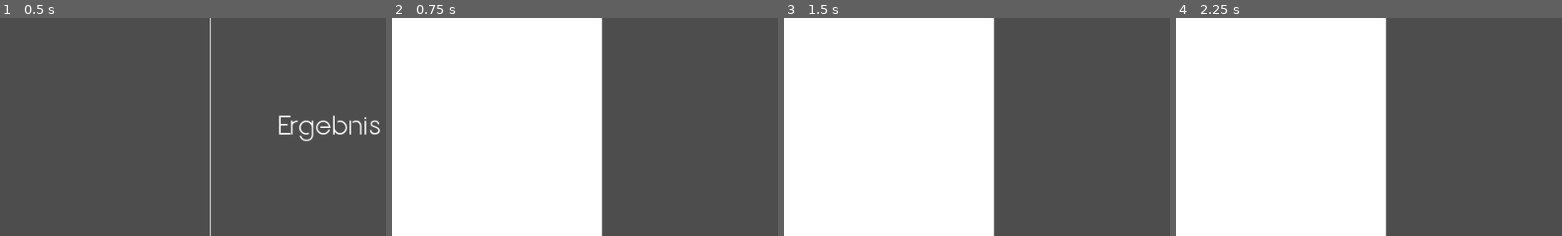
Above: before the commit, frames 1-4 (left to right).
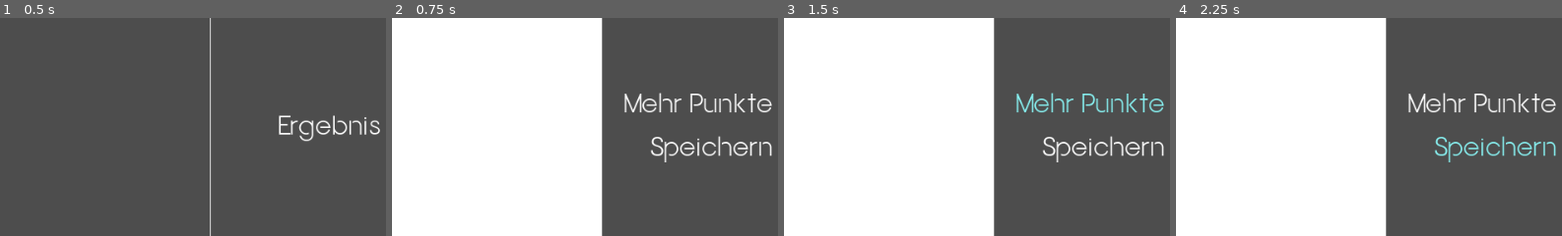
Above: after the commit, the same moments.

Repository: Anomasie/Fractals
Game: Godot game, scene res://scenes/GUI.tscn
Same seed, same stepped clock (60 frames per second), same inputs: the game is played once before the commit and once after it.
Inputs (mouse positions are % of the whole screen's width and height, from its top left):
- Up to frame 1 (0.5 s): no input
- Up to frame 2 (0.75 s): click "Ergebnis" at 0.5 s
- Up to frame 3 (1.5 s): click (90, 42) at 1.25 s, where only the run after the commit has a clickable "Mehr Punkte"
- Up to frame 4 (2.25 s): click (90, 52) at 2 s, where only the run after the commit has a clickable "Speichern"
The pictures show only the part of the screen within x 50-100%, y 23-73%; the shares and areas given below are measured in that part.

Frame 1 is identical in both runs. In frame 2, 2.1% of the frame differs, in the area x 60-99%, y 34-67%; in frame 3, 2.1%; in frame 4, 2.1%.

Commit message:
saving images

Diff:
--- a/project.godot
+++ b/project.godot
@@ -13,6 +13,8 @@
 config/name="Fractals"
 run/main_scene="res://scenes/GUI.tscn"
 config/features=PackedStringArray("4.0", "GL Compatibility")
+boot_splash/bg_color=Color(1, 1, 1, 1)
+boot_splash/image="res://assets/bootsplash.png"
 config/icon="res://icon.svg"
 
 [autoload]
--- a/scenes/GLOBAL.gd
+++ b/scenes/GLOBAL.gd
@@ -1,5 +1,5 @@
 extends Node
-
 # script for global variables
 
+const SAVE_PATH = "res://saves/"
 const LOUPE = Vector2i(512,512)
--- a/scenes/PlaygroundUI.gd
+++ b/scenes/PlaygroundUI.gd
@@ -19,5 +19,4 @@
 
 func _on_results_pressed():
 	var ifs = Playground.get_ifs(BlueTexture.get_global_position())
-	var results = ifs.calculate_fractal()
-	self.get_parent().show_results(results)
+	self.get_parent().show_results(ifs)
--- a/scenes/ResultUI.gd
+++ b/scenes/ResultUI.gd
@@ -2,10 +2,23 @@
 
 @onready var Result = $Center/Result
 
-func open(results):
+var current_ifs = IFS.new()
+
+func open(ifs):
+	current_ifs = ifs
+	var results = ifs.calculate_fractal()
 	# create empty, white image
 	var image = Image.create(Global.LOUPE.x, Global.LOUPE.y, false, Image.FORMAT_RGB8) # empty
 	image.fill(Color.WHITE) # white
+	Result.custom_minimum_size = Global.LOUPE
+	Result.set_texture(ImageTexture.create_from_image(image))
+	# paint results
+	paint(results)
+	# show
+	show()
+
+func paint(results):
+	var image = Result.get_texture().get_image()
 	# paint image
 	for entry in results:
 		entry = Vector2i(
@@ -17,8 +30,16 @@
 				image.set_pixel(entry.x, entry.y, Color.BLACK)
 	# set image
 	Result.set_texture(ImageTexture.create_from_image(image))
-	Result.custom_minimum_size = Global.LOUPE
-	show()
 
 func _on_back_button_pressed():
 	self.get_parent().show_playground()
+
+func _on_more_button_pressed():
+	paint(current_ifs.calculate_fractal(
+		Vector2( randf_range(0,1), randf_range(0,1) )# random start position
+	))
+
+func _on_save_button_pressed():
+	var text = "Bersley_Farn.png"
+	var image = Result.get_texture().get_image()
+	image.save_png(Global.SAVE_PATH + text)
--- a/scenes/ResultUI.tscn
+++ b/scenes/ResultUI.tscn
@@ -62,4 +62,19 @@
 grow_horizontal = 0
 grow_vertical = 2
 
+[node name="Lines" type="VBoxContainer" parent="Right"]
+layout_mode = 2
+
+[node name="MoreButton" type="Button" parent="Right/Lines"]
+layout_mode = 2
+text = "Mehr Punkte"
+alignment = 2
+
+[node name="SaveButton" type="Button" parent="Right/Lines"]
+layout_mode = 2
+text = "Speichern"
+alignment = 2
+
 [connection signal="pressed" from="Left/BackButton" to="." method="_on_back_button_pressed"]
+[connection signal="pressed" from="Right/Lines/MoreButton" to="." method="_on_more_button_pressed"]
+[connection signal="pressed" from="Right/Lines/SaveButton" to="." method="_on_save_button_pressed"]
Binary file added: assets/bootsplash.png
Not shown, added: assets/bootsplash.png.import
